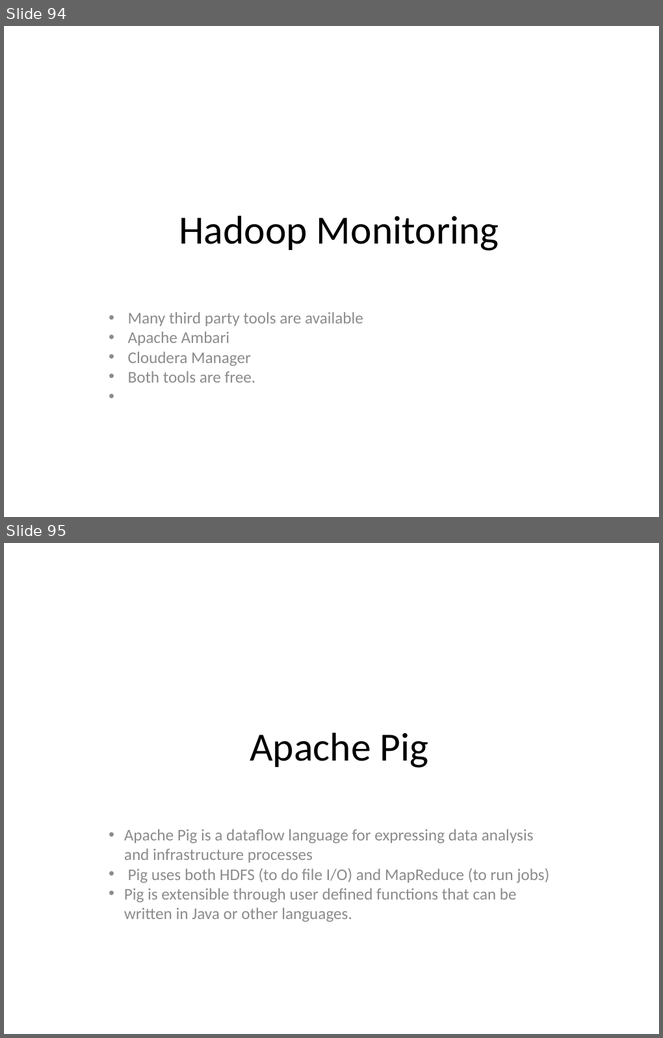
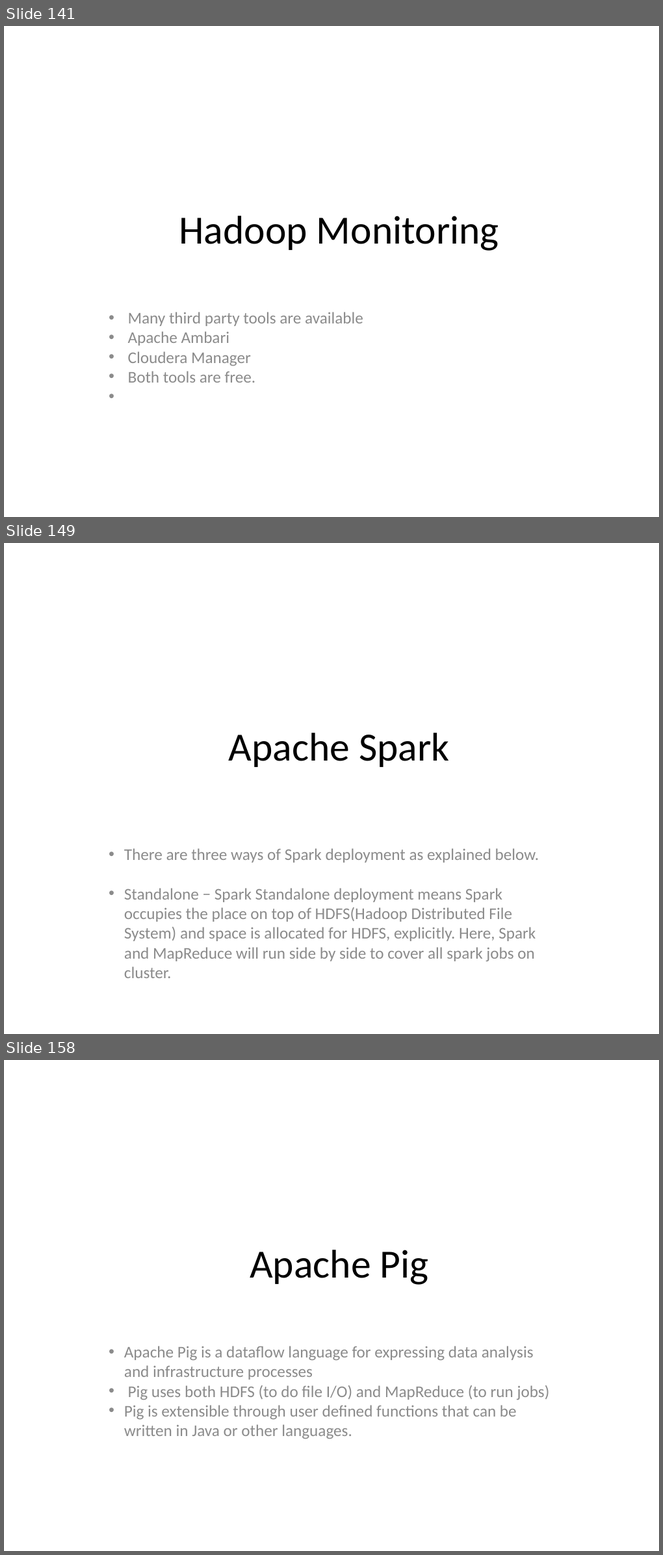
Before and after one commit to redmage123/hadoop, a slide deck: slides/The need for Big Data.pptx. Shown one above the other, each under a label of ours: slides 94 and 95 before the commit, slides 141, 149 and 158 after it; the slides between them are not shown. The pictures are 663x1038 and 663x1555 pixels, drawn with LibreOffice and Linux fonts; fonts in the diff are those of the drawing. Boxes give left, top, right and bottom in pixels: in the first picture for what was removed or moved away, otherwise in the second. Text is boxed around its words. In the diff, an @@ line names an element or a change of style, - is before the commit and + after.

Commit message:
Added HA config examples and added new chapters on Apache Spark and Hadoop HA

```diff
--- a/slides/The need for Big Data.pptx
+++ b/slides/The need for Big Data.pptx
@@ slide 149 added at (4,543,659,1034), background #FFFFFF @@
@@ text added at (229,733,450,767), 44 pt, text #000000 @@
+Apache Spark
@@ text added at (124,849,539,979), 18 pt, text #8B8B8B @@
+• There are three ways of Spark deployment as explained below.
+• Standalone − Spark Standalone deployment means Spark occupies the place on top of HDFS(Hadoop Distributed File System) and space is allocated for HDFS, explicitly. Here, Spark and MapReduce will run side by side to cover all spark jobs on cluster.
@@ what was slide 94 is now slide 141 @@
@@ what was slide 95 is now slide 158 @@
```
Also in this commit, not shown: 62 other slides added, 10 other files.
